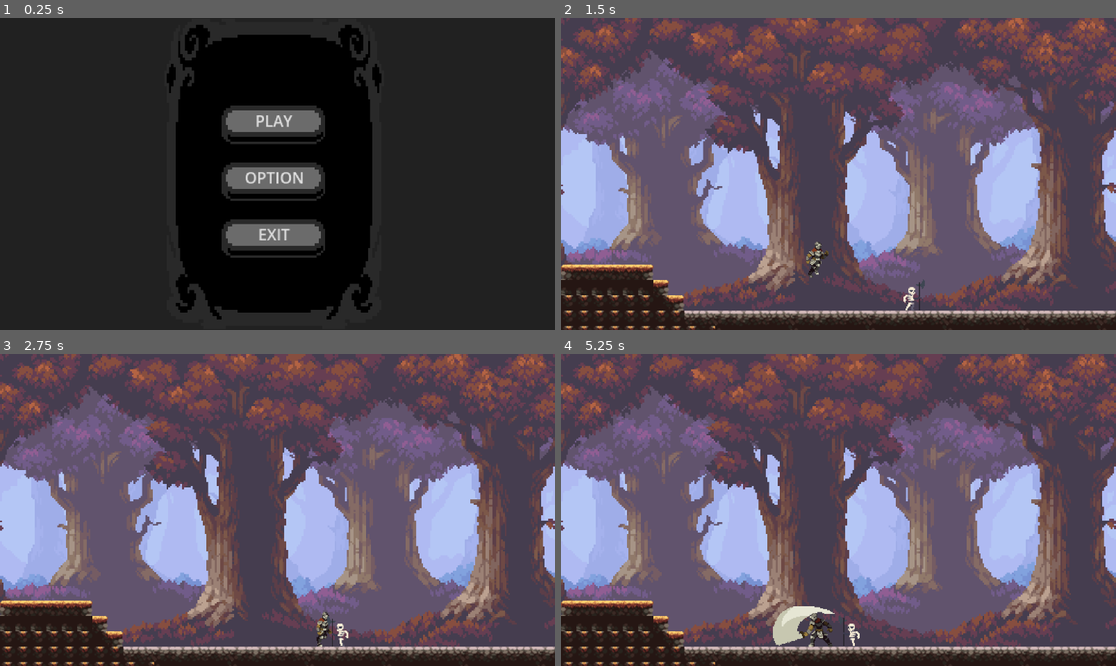
Above: before the commit, frames 1-4 (two rows, left to right).
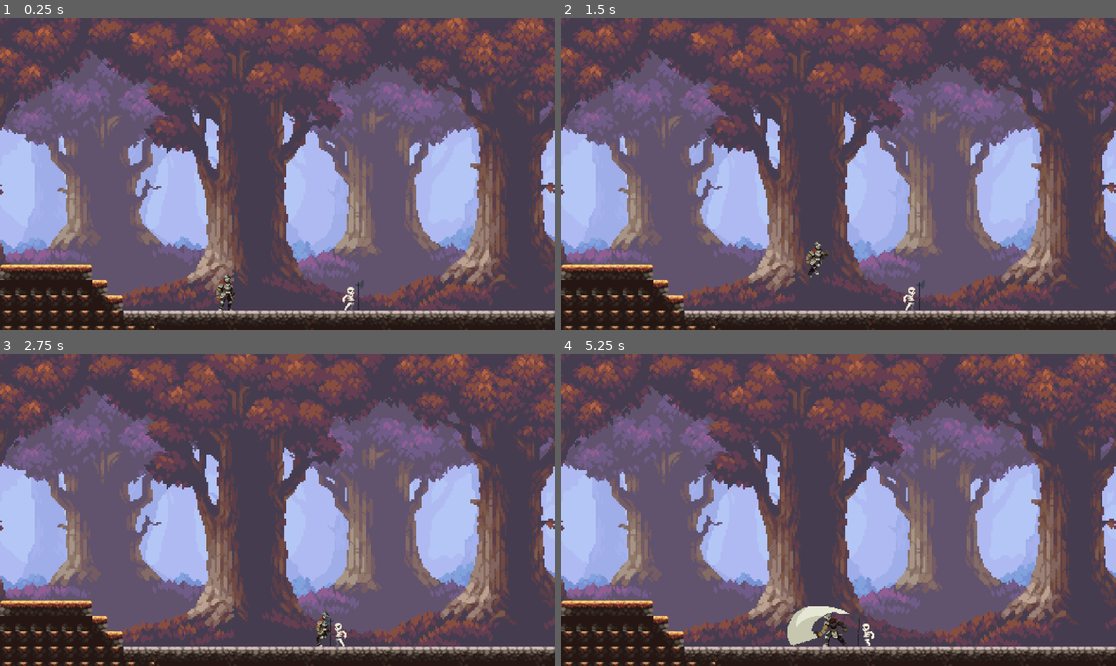
Above: after the commit, the same moments.

Repository: thanhan27116-maker/Dark_Knight
Game: Godot game, scene res://Scene/world.tscn
The game is run twice, just before and just after one commit, with the same random seed, the same clock (stepped at 60 frames per second) and the same inputs. Before the commit the project starts from res://Scene/menu.tscn.
Inputs (mouse positions are in pixels of both pictures, inside the frame that each line leads up to):
- Up to frame 1 (0.25 s): no input
- Up to frame 2 (1.5 s): click (832, 120) at 0.5 s, where only the run before the commit has a clickable "PLAY"; tap Enter (ui_accept) at 1.25 s; hold Right (ui_right) from 1.28 s (still down); tap Q (player_attack) at 1.35 s
- Up to frame 3 (2.75 s): keep holding Right (ui_right); tap Enter (ui_accept) at 1.52, 2.27 s; tap Q (player_attack) at 2.1 s
- Up to frame 4 (5.25 s): release Right (ui_right) at 2.78 s; hold Left (ui_left) 2.78-3.53 s; tap Q (player_attack) every 0.75 s from 2.85 to 5.1 s; hold Right (ui_right) 3.53-5.03 s; tap Enter (ui_accept) at 3.77, 4.52 s; hold Left (ui_left) from 5.03 s (still down)

The runs differ from the first frame. In frame 1, 94% of the frame differs, in the area x 0-100%, y 0-100%; in frame 2, less than 0.1%; in frame 3, 0.1%; in frame 4, 1.3%.

Commit message:
Add enemy take dame & enemy hit & decrease hp

Diff:
--- a/Scene/player.tscn
+++ b/Scene/player.tscn
@@ -262,7 +262,7 @@
 }]
 
 [sub_resource type="RectangleShape2D" id="RectangleShape2D_p6qlh"]
-size = Vector2(37.75, 37.5)
+size = Vector2(54.375, 37.5)
 
 [node name="player" type="CharacterBody2D"]
 scale = Vector2(2, 2)
@@ -281,8 +281,10 @@
 animation = &"atack"
 frame_progress = 0.0789292
 
-[node name="attack_area" type="Area2D" parent="."]
-
-[node name="CollisionShape2D" type="CollisionShape2D" parent="attack_area"]
-position = Vector2(42.5, -1)
+[node name="attack_area" type="Area2D" parent="container"]
+
+[node name="CollisionShape2D" type="CollisionShape2D" parent="container/attack_area"]
+position = Vector2(34.1875, -1)
 shape = SubResource("RectangleShape2D_p6qlh")
+
+[connection signal="area_entered" from="container/attack_area" to="." method="_on_attack_area_area_entered"]
--- a/Scene/skeleton.tscn
+++ b/Scene/skeleton.tscn
@@ -1,6 +1,6 @@
-[gd_scene load_steps=80 format=3 uid="uid://dkcf7sgb08rog"]
-
-[ext_resource type="Script" uid="uid://cjt3yyawctxlg" path="res://Scene/skeleton.gd" id="1_xy45g"]
+[gd_scene load_steps=81 format=3 uid="uid://dkcf7sgb08rog"]
+
+[ext_resource type="Script" uid="uid://cjt3yyawctxlg" path="res://Script/skeleton.gd" id="1_xy45g"]
 [ext_resource type="Texture2D" uid="uid://cex6fosdl7dre" path="res://Assets/Character/Skeleton Sprite Pack/Skeleton/Sprite Sheets/Skeleton Attack.png" id="1_ymvsc"]
 [ext_resource type="Texture2D" uid="uid://bnxfhj6007dg8" path="res://Assets/Character/Skeleton Sprite Pack/Skeleton/Sprite Sheets/Skeleton Dead.png" id="2_rwpf0"]
 [ext_resource type="Texture2D" uid="uid://cq1fuykqddrrj" path="res://Assets/Character/Skeleton Sprite Pack/Skeleton/Sprite Sheets/Skeleton Hit.png" id="3_ew5mc"]
@@ -394,7 +394,7 @@
 "duration": 1.0,
 "texture": SubResource("AtlasTexture_cpjx5")
 }],
-"loop": true,
+"loop": false,
 "name": &"dead",
 "speed": 10.0
 }, {
@@ -423,7 +423,7 @@
 "duration": 1.0,
 "texture": SubResource("AtlasTexture_qldq4")
 }],
-"loop": true,
+"loop": false,
 "name": &"hit",
 "speed": 10.0
 }, {
@@ -530,7 +530,10 @@
 [sub_resource type="CircleShape2D" id="CircleShape2D_xy45g"]
 radius = 188.02394
 
-[node name="Skeleton" type="CharacterBody2D"]
+[sub_resource type="RectangleShape2D" id="RectangleShape2D_xy45g"]
+size = Vector2(25, 48)
+
+[node name="Skeleton" type="CharacterBody2D" groups=["enemy"]]
 script = ExtResource("1_xy45g")
 
 [node name="CollisionShape2D" type="CollisionShape2D" parent="."]
@@ -542,8 +545,7 @@
 texture_filter = 1
 scale = Vector2(2, 2)
 sprite_frames = SubResource("SpriteFrames_xumpj")
-animation = &"walk"
-frame_progress = 0.59466463
+animation = &"hit"
 
 [node name="Area2D" type="Area2D" parent="."]
 
@@ -554,5 +556,11 @@
 offset_right = 40.0
 offset_bottom = 40.0
 
+[node name="hurt_box" type="Area2D" parent="." groups=["enemy"]]
+
+[node name="CollisionShape2D" type="CollisionShape2D" parent="hurt_box"]
+position = Vector2(-8.5, 8)
+shape = SubResource("RectangleShape2D_xy45g")
+
 [connection signal="body_entered" from="Area2D" to="." method="_on_area_2d_body_entered"]
 [connection signal="body_exited" from="Area2D" to="." method="_on_area_2d_body_exited"]
--- a/Script/player.gd
+++ b/Script/player.gd
@@ -2,15 +2,13 @@
 
 @onready var anim: AnimatedSprite2D = $container/AnimatedSprite2D
 @onready var container: Node2D = $container
-@onready var attack_area: Area2D = $attack_area
-
-
+@onready var attack_area: Area2D = $container/attack_area
 
 var state = "idle"
 const SPEED = 300.0
 const JUMP_VELOCITY = -400.0
 
-var attack_damge = 25
+var attack_damage = 25
 var is_attacking = false
 var can_attack = true
 
@@ -31,6 +29,10 @@
 	if direction != 0:
 		container.scale.x = direction
 		velocity.x = direction * SPEED
+		if direction == 1:
+			attack_area.position.x = abs(attack_area.position.x)
+		else:
+			attack_area.position.x = -abs(attack_area.position.x)
 	else:
 		velocity.x = move_toward(velocity.x, 0, SPEED)
 
@@ -65,3 +67,10 @@
 	is_attacking = false
 	await get_tree().create_timer(0.3).timeout
 	can_attack = true
+
+
+func _on_attack_area_area_entered(area: Area2D) -> void:
+	if area.is_in_group("enemy"):
+		var enemy = area.get_parent()
+		if enemy.has_method("take_damage"):
+			enemy.take_damage(attack_damage)
--- a/Scene/skeleton.gd
+++ b/Script/skeleton.gd
@@ -3,12 +3,14 @@
 @onready var anim: AnimatedSprite2D = $container/AnimatedSprite2D
 @onready var container: Node2D = $container
 @onready var sight: Area2D = $Area2D
-@onready var collision: CollisionShape2D = $CollisionShape2D
+@onready var hurt_box: Area2D = $hurt_box
+
 
 @export
 var max_hp = 100
 var current_hp = max_hp
 var is_dead = false
+var is_hit = false
 
 var SPEED = 100.0
 var is_player_detected = false
@@ -21,6 +23,10 @@
 	current_hp = max_hp
 
 func _physics_process(delta: float) -> void:
+	if is_dead:
+		return
+	if is_hit:
+		return
 	if is_player_detected and player:
 		var  player_pos = player.position
 		var direction = (player_pos - self.position).normalized()
@@ -45,17 +51,23 @@
 		is_player_detected = false
 		player = null
 
-func take_damge(amount: float):
+func take_damage(amount: float):
+	if is_dead:
+		return
 	current_hp -= amount
+	print("Current hp: ", current_hp)
+	is_hit = true
+	anim.play("hit")
 	if current_hp <= 0:
 		die()
-
+	else:
+		await anim.animation_finished
+		is_hit = false
 func die():
 	if is_dead:
 		return
 	is_dead = true
 	anim.play("dead")
 	await anim.animation_finished
-	collision.disabled = true
-	$Area2D/CollisionShape2D.disabled = true
+
 	queue_free()
--- a/project.godot
+++ b/project.godot
@@ -11,7 +11,7 @@
 [application]
 
 config/name="Code_Dark_Knight"
-run/main_scene="uid://g1cp7me723hy"
+run/main_scene="uid://cor85j0aonl1g"
 config/features=PackedStringArray("4.5", "Mobile")
 
 [input]
Renamed: Scene/skeleton.gd.uid -> Script/skeleton.gd.uid
